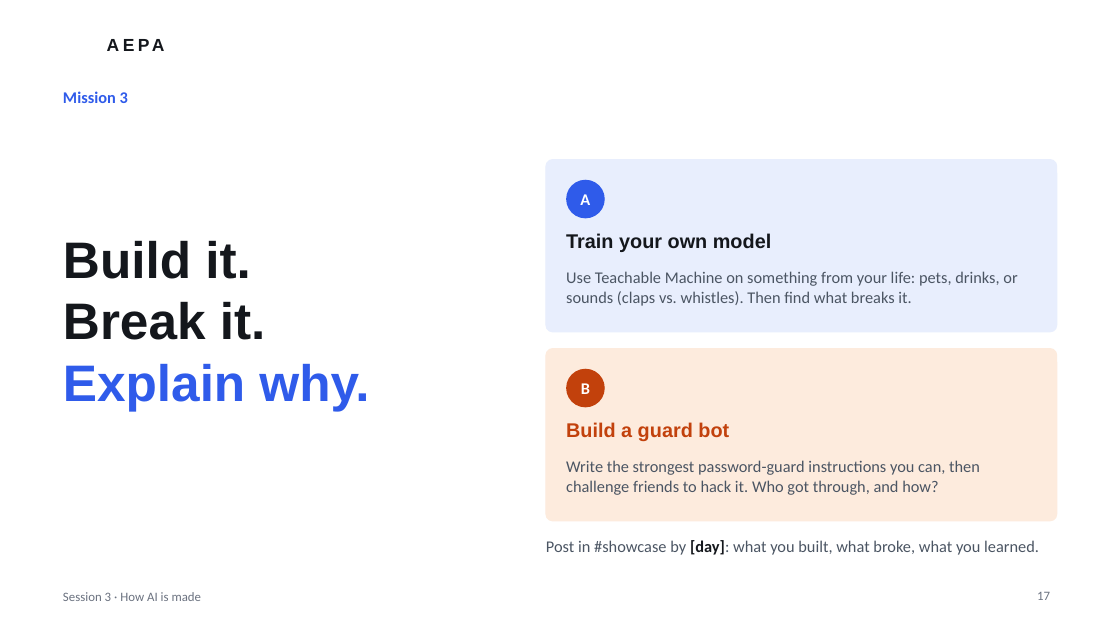
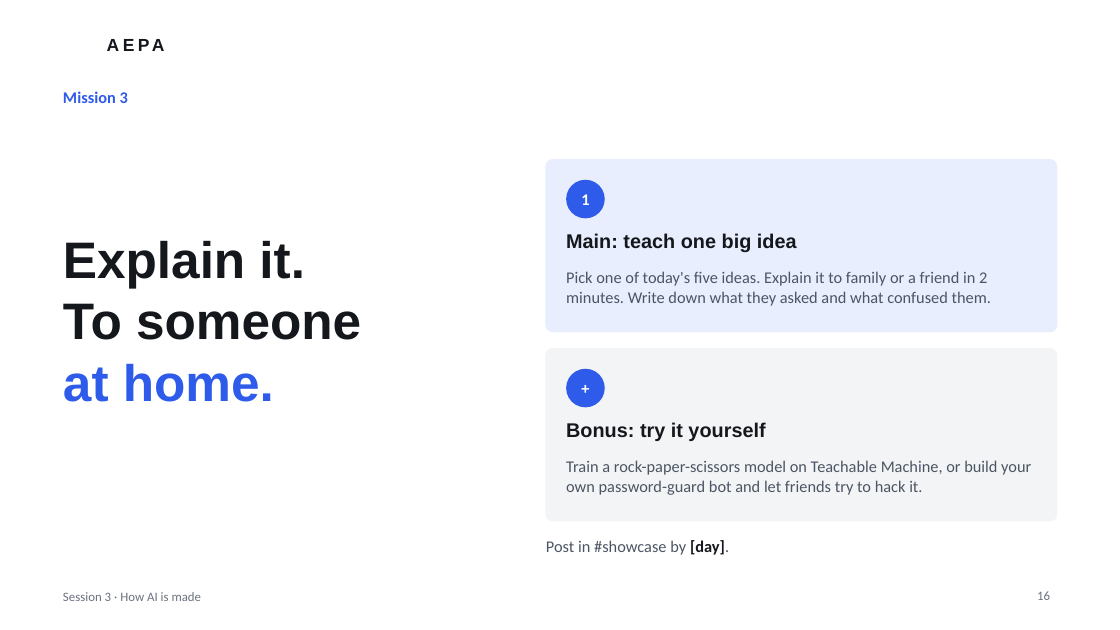
Before and after one commit to JTSG-cons/aepa-sessions, a slide deck: slide 16 of session-3/AEPA-Session-3.pptx (slide 17 before the commit). Drawn at 1120x630 pixels with LibreOffice and Linux fonts; fonts in the diff are those of the drawing; background and template pictures are left out. Boxes give left, top, right and bottom in pixels: in the first picture for what was removed or moved away, otherwise in the second. Text is boxed around its words. In the diff, an @@ line names an element or a change of style, - is before the commit and + after.

```diff
--- a/session-3/AEPA-Session-3.pptx
+++ b/session-3/AEPA-Session-3.pptx
@@ text in ellipse at (581,194,589,205): text changed @@
-A
+1
@@ text at (566,233,797,252): text changed @@
-Train your own model
+Main: teach one big idea
@@ text at (63,240,361,402): text changed @@
-Build it.
-Break it.
-Explain why.
+Explain it.
+To someone
+at home.
@@ text at (566,271,991,306): text changed @@
-Use Teachable Machine on something from your life: pets, drinks, or sounds (claps vs. whistles). Then find what breaks it.
+Pick one of today's five ideas. Explain it to family or a friend in 2 minutes. Write down what they asked and what confused them.
@@ rounded rectangle at (546,349,1057,521): fill #FDEBDD to #F3F4F6; outline #FDEBDD 1 pt to #F3F4F6 1 pt @@
@@ ellipse "+" at (566,369,605,408): fill #C2410C to #2F5BEA @@
@@ text in ellipse at (581,383,590,394): text changed @@
-B
++
@@ text at (566,422,765,441): text changed; text colour #C2410C to #14171C @@
-Build a guard bot
+Bonus: try it yourself
@@ text at (566,460,1031,495): text changed @@
-Write the strongest password-guard instructions you can, then challenge friends to hack it. Who got through, and how?
+Train a rock-paper-scissors model on Teachable Machine, or build your own password-guard bot and let friends try to hack it.
@@ text at (546,540,729,555): text changed @@
-Post in #showcase by [day]: what you built, what broke, what you learned.
+Post in #showcase by [day].
@@ page number at (1037,591,1050,600): text changed @@
-17
+16
```
Also in this commit, not shown: 11 other slides changed, 4 slides added, 5 slides removed, 2 other files.
